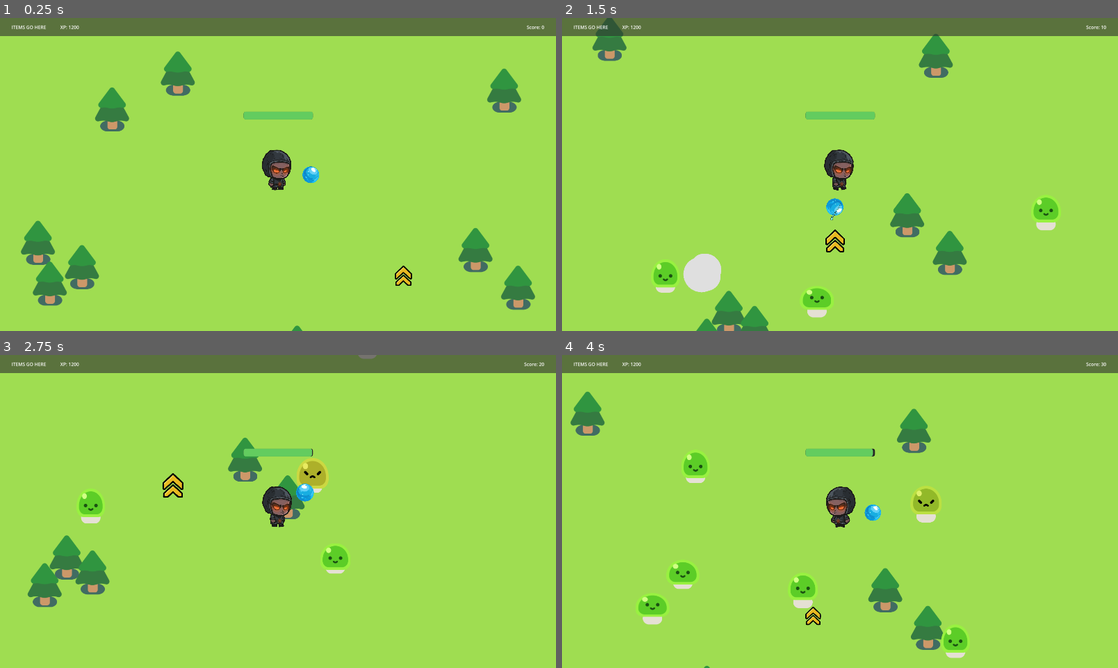
Above: before the commit, frames 1-4 (two rows, left to right).
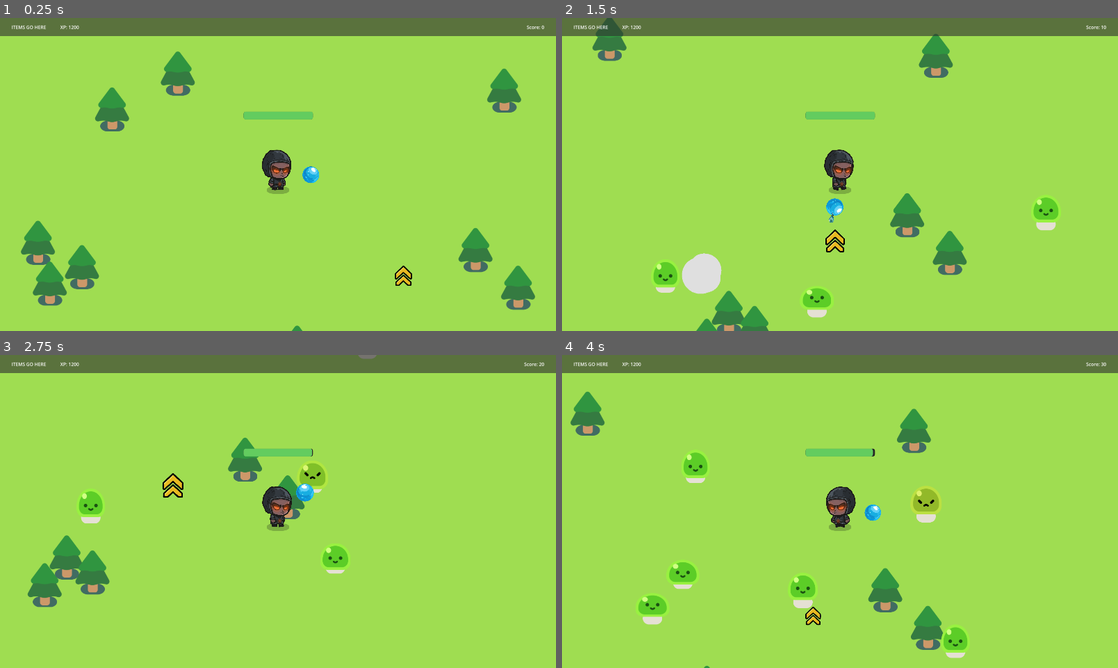
Above: after the commit, the same moments.

Repository: James-Christensen/survivors
Game: Godot game, scene res://Scenes/survivors_game.tscn
The game is run twice, just before and just after one commit, with the same random seed, the same clock (stepped at 60 frames per second) and the same inputs.
Inputs:
- Up to frame 1 (0.25 s): no input
- Up to frame 2 (1.5 s): hold D (move_right) 0.53-1.28 s; hold S (move_down) from 1.28 s (still down)
- Up to frame 3 (2.75 s): release S (move_down) at 2.03 s; hold D (move_right) from 2.03 s (still down)
- Up to frame 4 (4 s): release D (move_right) at 2.78 s; hold W (move_up) 2.78-3.53 s; hold A (move_left) from 3.53 s (still down)

The runs differ from the first frame. In frame 1, less than 0.1% of the frame differs, in the area x 48-52%, y 53-57%; in frame 2, 0.2%; in frame 3, 0.5%, in the area x 48-60%, y 32-57%; in frame 4, less than 0.1%.

Commit message:
Shadow, orn, texture, rotation etc

Diff:
--- a/2d-project-start/Scenes/player/bolt.tscn
+++ b/2d-project-start/Scenes/player/bolt.tscn
@@ -1,25 +1,93 @@
-[gd_scene load_steps=4 format=3 uid="uid://d3r16egbfjc8l"]
+[gd_scene load_steps=7 format=3 uid="uid://d3r16egbfjc8l"]
 
 [ext_resource type="Script" uid="uid://dqr8mtpl37wx1" path="res://Scenes/player/bullet.gd" id="1_7wmok"]
-[ext_resource type="Texture2D" uid="uid://egjnpwu8hguo" path="res://pistol/blueBolt.png" id="2_7wmok"]
+[ext_resource type="Texture2D" uid="uid://dhwm2m0815er5" path="res://pistol/muzzle_flash/bolt_small.png" id="2_7wmok"]
+
+[sub_resource type="Animation" id="Animation_7wmok"]
+resource_name = "default"
+length = 0.3
+tracks/0/type = "value"
+tracks/0/imported = false
+tracks/0/enabled = true
+tracks/0/path = NodePath(".:scale")
+tracks/0/interp = 1
+tracks/0/loop_wrap = true
+tracks/0/keys = {
+"times": PackedFloat32Array(-0.0333333, 0.3),
+"transitions": PackedFloat32Array(1, 1),
+"update": 0,
+"values": [Vector2(0.405585, 0.44345), Vector2(1, 1)]
+}
+tracks/1/type = "value"
+tracks/1/imported = false
+tracks/1/enabled = true
+tracks/1/path = NodePath("../CollisionShape2D:scale")
+tracks/1/interp = 1
+tracks/1/loop_wrap = true
+tracks/1/keys = {
+"times": PackedFloat32Array(0, 0.333333),
+"transitions": PackedFloat32Array(1, 1),
+"update": 0,
+"values": [Vector2(0.406, 0.406), Vector2(1, 1)]
+}
+
+[sub_resource type="Animation" id="Animation_fjeg3"]
+length = 0.001
+tracks/0/type = "value"
+tracks/0/imported = false
+tracks/0/enabled = true
+tracks/0/path = NodePath(".:scale")
+tracks/0/interp = 1
+tracks/0/loop_wrap = true
+tracks/0/keys = {
+"times": PackedFloat32Array(0),
+"transitions": PackedFloat32Array(1),
+"update": 0,
+"values": [Vector2(0.405585, 0.44345)]
+}
+tracks/1/type = "value"
+tracks/1/imported = false
+tracks/1/enabled = true
+tracks/1/path = NodePath("../CollisionShape2D:scale")
+tracks/1/interp = 1
+tracks/1/loop_wrap = true
+tracks/1/keys = {
+"times": PackedFloat32Array(0),
+"transitions": PackedFloat32Array(1),
+"update": 0,
+"values": [Vector2(1, 1)]
+}
+
+[sub_resource type="AnimationLibrary" id="AnimationLibrary_1228c"]
+_data = {
+&"RESET": SubResource("Animation_fjeg3"),
+&"default": SubResource("Animation_7wmok")
+}
 
 [sub_resource type="CircleShape2D" id="CircleShape2D_1meno"]
-radius = 18.1108
+radius = 50.3333
 
 [node name="Bullet" type="Area2D"]
 top_level = true
-position = Vector2(0, -2)
+rotation = -0.91685
+scale = Vector2(1, 0.977629)
 collision_layer = 3
 collision_mask = 3
 script = ExtResource("1_7wmok")
 
 [node name="Projectile" type="Sprite2D" parent="."]
-position = Vector2(-89, -46)
-rotation = -1.18505
+rotation = -2.1967
+scale = Vector2(0.405585, 0.44345)
 texture = ExtResource("2_7wmok")
 
+[node name="AnimationPlayer" type="AnimationPlayer" parent="Projectile"]
+libraries = {
+&"": SubResource("AnimationLibrary_1228c")
+}
+autoplay = "default"
+
 [node name="CollisionShape2D" type="CollisionShape2D" parent="."]
-position = Vector2(10, 5)
+position = Vector2(45.4727, 6.87929)
 rotation = 0.130061
 shape = SubResource("CircleShape2D_1meno")
 
--- a/2d-project-start/Scenes/player/dark_oracle.tscn
+++ b/2d-project-start/Scenes/player/dark_oracle.tscn
@@ -352,9 +352,10 @@
 script = ExtResource("1_2pkbs")
 
 [node name="GroundShadow" type="Sprite2D" parent="."]
-modulate = Color(0.244134, 0.312226, 0.373246, 0.647059)
-position = Vector2(0, 9)
-scale = Vector2(0.178571, 0.125)
+modulate = Color(0.117647, 0.156863, 0.192157, 0.419608)
+self_modulate = Color(0.152941, 0.168627, 0.188235, 0.533333)
+position = Vector2(0, 49)
+scale = Vector2(0.938572, 0.485001)
 texture = ExtResource("2_giy3l")
 offset = Vector2(0, 10)
 
--- a/2d-project-start/Scenes/player/orb.tscn
+++ b/2d-project-start/Scenes/player/orb.tscn
@@ -7,6 +7,45 @@
 radius = 987.0
 
 [sub_resource type="GDScript" id="GDScript_63hi3"]
+
+[sub_resource type="Animation" id="Animation_kgam5"]
+length = 0.001
+tracks/0/type = "value"
+tracks/0/imported = false
+tracks/0/enabled = true
+tracks/0/path = NodePath(".:scale")
+tracks/0/interp = 1
+tracks/0/loop_wrap = true
+tracks/0/keys = {
+"times": PackedFloat32Array(0),
+"transitions": PackedFloat32Array(1),
+"update": 0,
+"values": [Vector2(0.25, 0.25)]
+}
+tracks/1/type = "value"
+tracks/1/imported = false
+tracks/1/enabled = true
+tracks/1/path = NodePath(".:rotation")
+tracks/1/interp = 1
+tracks/1/loop_wrap = true
+tracks/1/keys = {
+"times": PackedFloat32Array(0),
+"transitions": PackedFloat32Array(1),
+"update": 0,
+"values": [0.0]
+}
+tracks/2/type = "value"
+tracks/2/imported = false
+tracks/2/enabled = true
+tracks/2/path = NodePath(".:position")
+tracks/2/interp = 1
+tracks/2/loop_wrap = true
+tracks/2/keys = {
+"times": PackedFloat32Array(0),
+"transitions": PackedFloat32Array(1),
+"update": 0,
+"values": [Vector2(0, 0)]
+}
 
 [sub_resource type="Animation" id="Animation_63hi3"]
 resource_name = "default"
@@ -47,45 +86,6 @@
 "transitions": PackedFloat32Array(1, 1, 1, 1, 1, 1),
 "update": 0,
 "values": [Vector2(0, 2), Vector2(0, 0), Vector2(0, -1), Vector2(0, 2), Vector2(0, -2), Vector2(0, 2)]
-}
-
-[sub_resource type="Animation" id="Animation_kgam5"]
-length = 0.001
-tracks/0/type = "value"
-tracks/0/imported = false
-tracks/0/enabled = true
-tracks/0/path = NodePath(".:scale")
-tracks/0/interp = 1
-tracks/0/loop_wrap = true
-tracks/0/keys = {
-"times": PackedFloat32Array(0),
-"transitions": PackedFloat32Array(1),
-"update": 0,
-"values": [Vector2(0.25, 0.25)]
-}
-tracks/1/type = "value"
-tracks/1/imported = false
-tracks/1/enabled = true
-tracks/1/path = NodePath(".:rotation")
-tracks/1/interp = 1
-tracks/1/loop_wrap = true
-tracks/1/keys = {
-"times": PackedFloat32Array(0),
-"transitions": PackedFloat32Array(1),
-"update": 0,
-"values": [0.0]
-}
-tracks/2/type = "value"
-tracks/2/imported = false
-tracks/2/enabled = true
-tracks/2/path = NodePath(".:position")
-tracks/2/interp = 1
-tracks/2/loop_wrap = true
-tracks/2/keys = {
-"times": PackedFloat32Array(0),
-"transitions": PackedFloat32Array(1),
-"update": 0,
-"values": [Vector2(0, 0)]
 }
 
 [sub_resource type="AnimationLibrary" id="AnimationLibrary_f7mnv"]
Binary file added: 2d-project-start/pistol/muzzle_flash/bolt_small.png
Not shown, added: 2d-project-start/pistol/muzzle_flash/bolt_small.png.import
